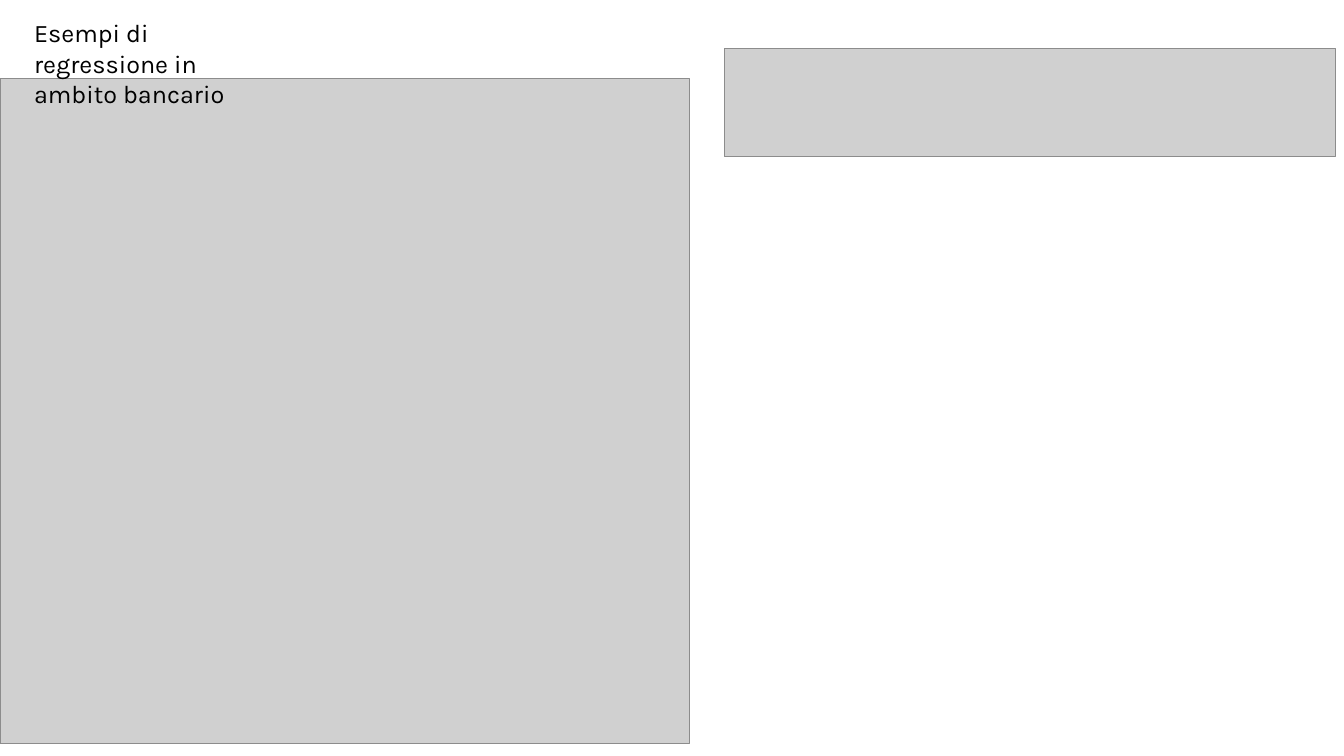
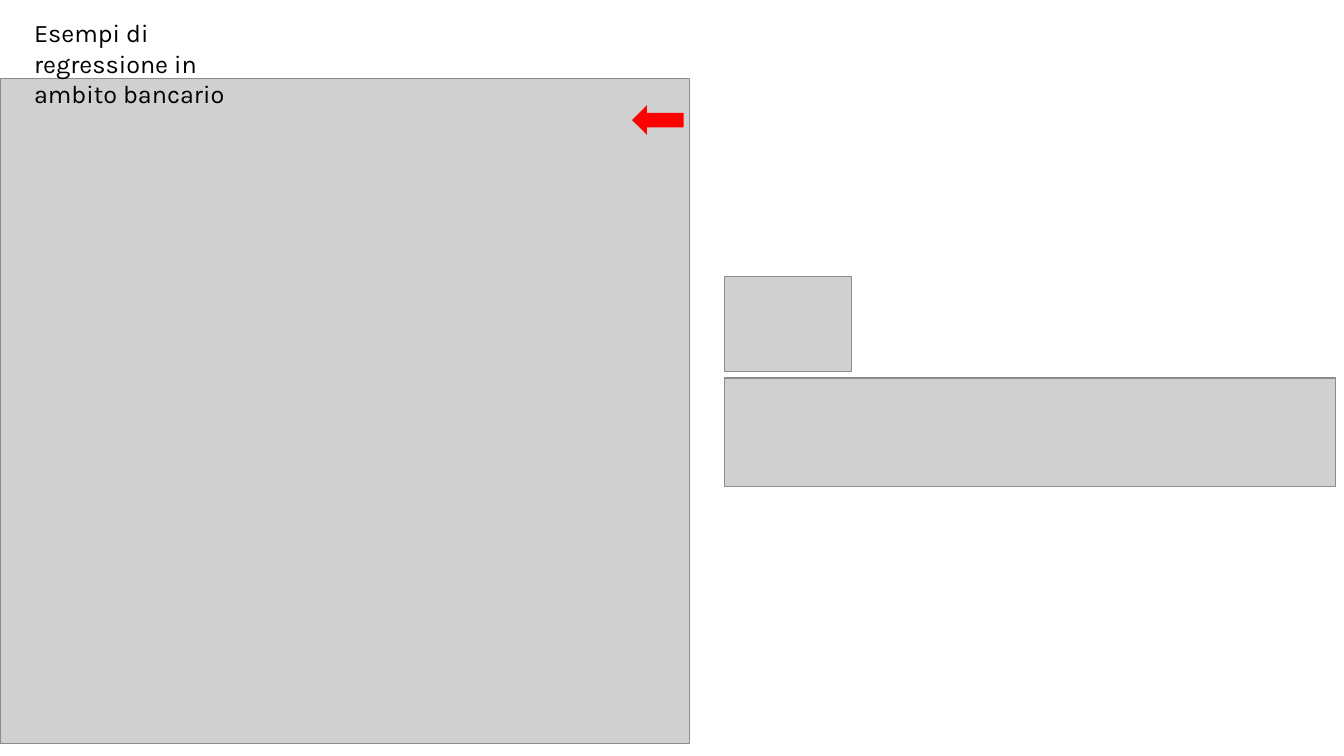
Before and after one commit to antonio-corsi/Corso-ML-Unicredit-settembre-2026, a slide deck: slide 8 of slide.pptx (slide 7 before the commit). Drawn at 1344x756 pixels with LibreOffice and Linux fonts; fonts in the diff are those of the drawing; grey boxes stand for pictures. Boxes give left, top, right and bottom in pixels: in the first picture for what was removed or moved away, otherwise in the second. Text is boxed around its words. In the diff, an @@ line names an element or a change of style, - is before the commit and + after.

```diff
--- a/slide.pptx
+++ b/slide.pptx
@@ right arrow added at box(634, 108, 684, 132), fill #FF0000, outline #FF0000 1.5 pt @@
@@ picture added at box(725, 276, 852, 372) @@
@@ picture: place and size @@
-picture at box(725, 48, 1336, 157)
+picture at box(725, 378, 1336, 487)
```
Also in this commit, not shown: 2 other slides changed, 12 slides added, 2 slides removed, 1 other file.
